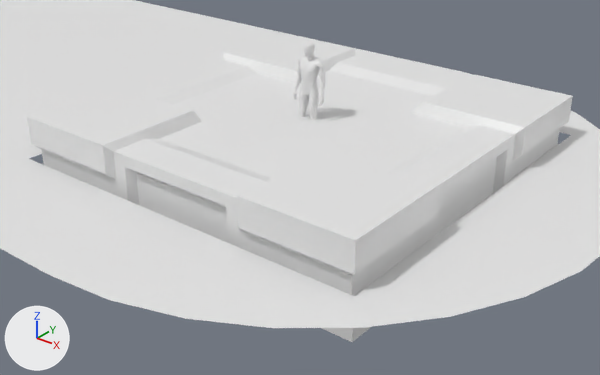
Two versions of the FBX model Assets externos/Final Floor.fbx, one commit apart.
Before and after are seen from a camera (50 mm lens) standing at (8.58, -10.98, 5.92) and looking at (0.22, -0.53, -0.56). Lighting does not change. The marker at lower left points along +X, +Y and +Z. Where no turn or scale is listed for an object, it has been applied to the vertices.

The first picture shows 'Circle', 'Man', 'PLATAFORMA 1'.
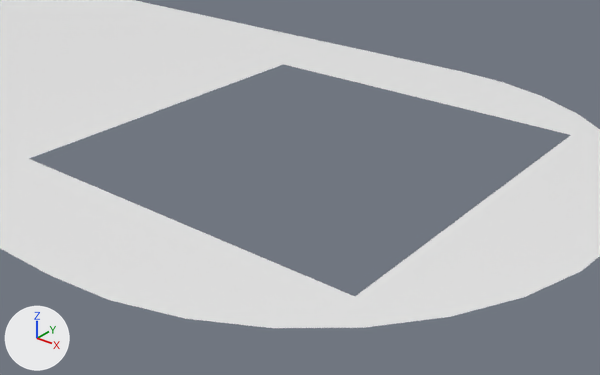
What differs and where, as boxes [x1, y1, x2, y2] in the pictures (600 x 375 px):
'PLATAFORMA 1', deleted
    before: [27, 33, 573, 342]
'Man', deleted
    before: [293, 42, 325, 120]

What changed in the scene script:
```text
Remove ob_plataforma_1:
    ob_plataforma_1 = bpy.data.objects.new('PLATAFORMA 1', me_cube_010)
    ob_plataforma_1.location = (0.0, 0.0, 0.0)
Remove ob_man:
    ob_man = bpy.data.objects.new('Man', me_plane_003)
    ob_man.location = (0.0, 0.0, 0.17)
```
